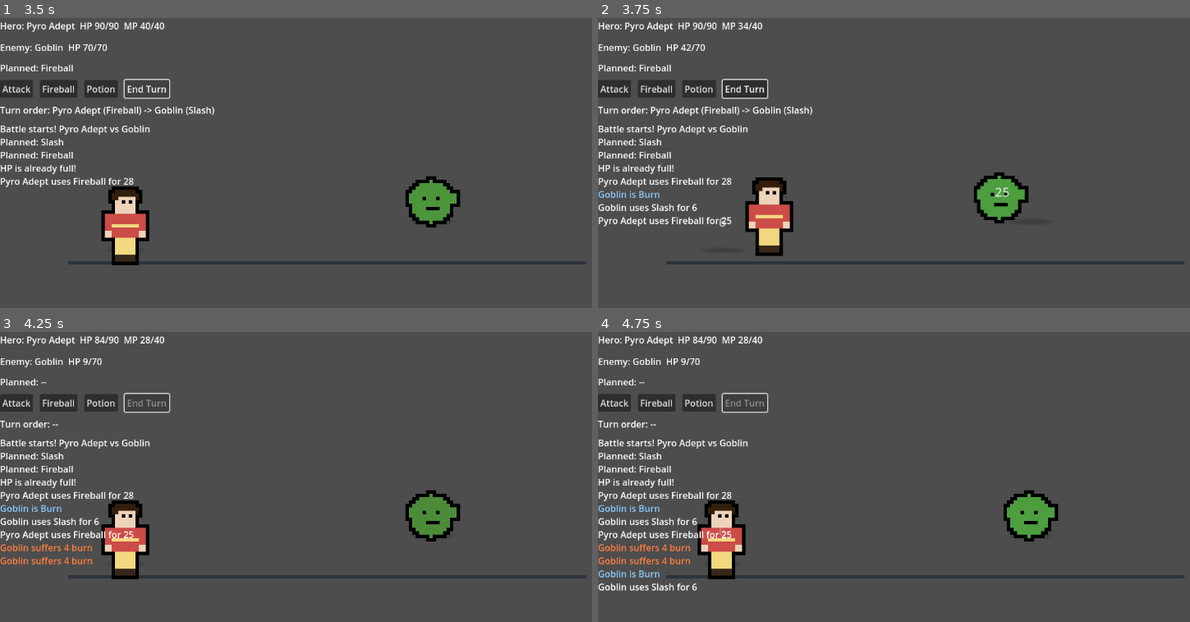
Above: before the commit, frames 1-4 (two rows, left to right).
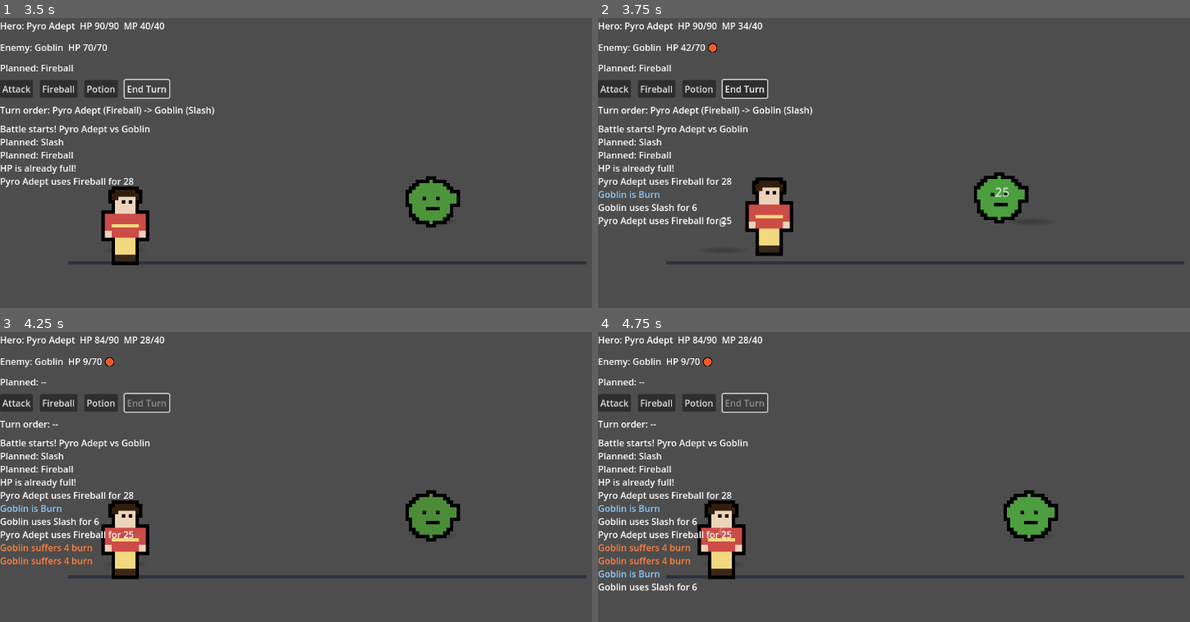
Above: after the commit, the same moments.

Repository: badnewsgoonies-dot/golden
Game: Godot game, scene res://scenes/Main.tscn
Two runs of this game, one before a commit and one after it. Both use one fixed random seed, a clock stepped at 60 frames per second and the inputs below.
Inputs (mouse positions are in pixels of both pictures, inside the frame that each line leads up to):
- Up to frame 1 (3.5 s): click "Attack" at 0.5 s; click "Fireball" at 1.25 s; click "Potion" at 2 s; click "End Turn" at 2.75 s
- Up to frame 2 (3.75 s): tap Enter at 3.5 s; move the mouse to (1071, 183) at 3.52 s; hold Up from 3.53 s (still down); tap 1 at 3.6 s; click (1071, 183) at 3.67 s
- Up to frame 3 (4.25 s): keep holding Up
- Up to frame 4 (4.75 s): move the mouse to (793, 535) at 4.27 s; release Up at 4.28 s; hold Down from 4.28 s (still down); tap 2 at 4.35 s

Frame 1 is identical in both runs. In frame 2, less than 0.1% of the frame differs, in the area x 18-21%, y 8-12%; in frame 3, less than 0.1%, in the area x 17-20%, y 8-12%; in frame 4, less than 0.1%.
Error before the commit: Invalid assignment of property or key 'custom_min_size' with value of type 'Vector2' on a base object of type 'TextureRect'. (res://scenes/BattleScene.gd:512)

Commit message:
Refactor status icon creation in BattleScene.gd
Replaces the use of 'icon' with 'icon_rect' and sets the icon size using the 'size' property instead of 'custom_min_size' when populating the status container. This improves clarity and aligns with updated Godot API usage.

Diff:
--- a/scenes/BattleScene.gd
+++ b/scenes/BattleScene.gd
@@ -507,11 +507,11 @@
 		if seen.has(key):
 			continue
 		seen[key] = true
-		var icon := TextureRect.new()
-		icon.texture = _get_status_icon(key)
-		icon.custom_min_size = Vector2(18, 18)
-		icon.stretch_mode = TextureRect.STRETCH_KEEP_ASPECT_CENTERED
-		container.add_child(icon)
+		var icon_rect := TextureRect.new()
+		icon_rect.texture = _get_status_icon(key)
+		icon_rect.size = Vector2(18, 18)
+		icon_rect.stretch_mode = TextureRect.STRETCH_KEEP_ASPECT_CENTERED
+		container.add_child(icon_rect)
 
 func _get_status_icon(status_name: String) -> Texture2D:
 	var key := status_name.to_lower()
